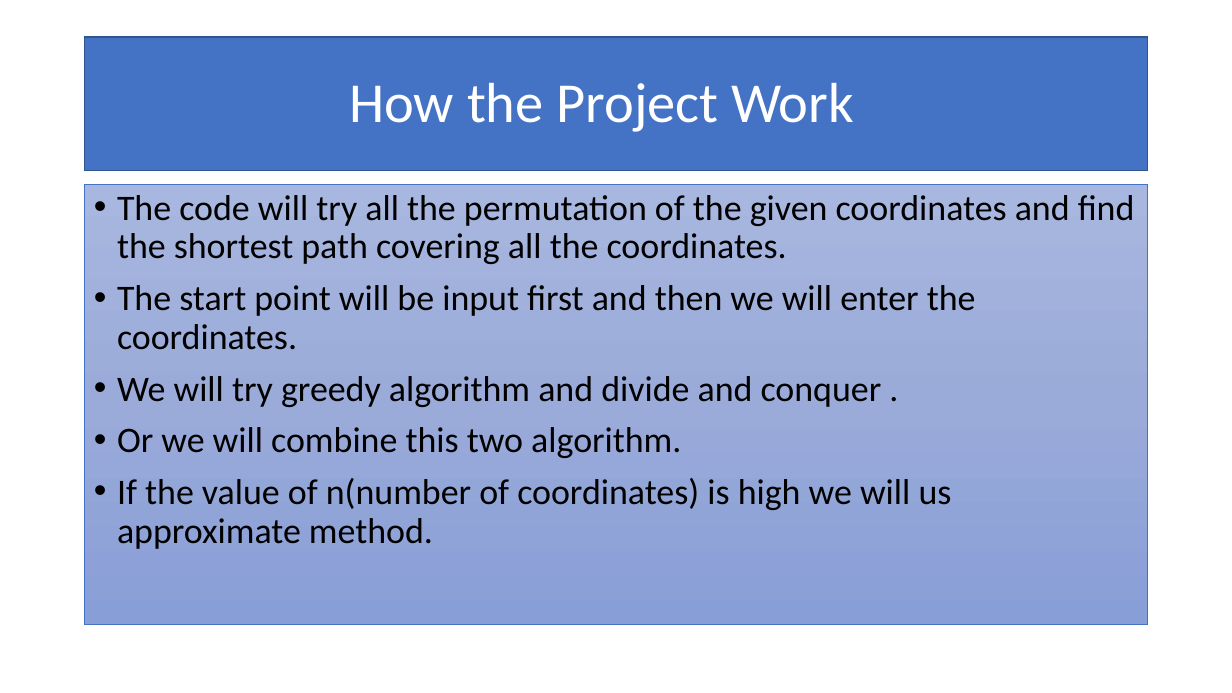
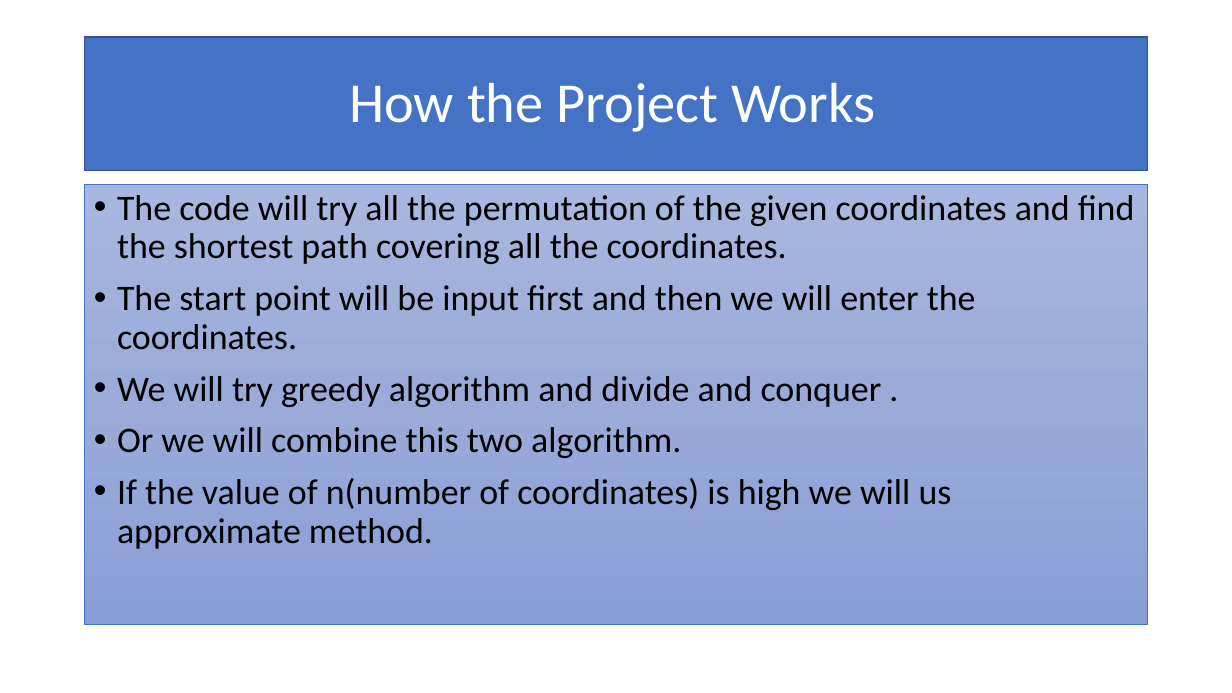
Before and after one commit to gautamsw5/Delivery-management-system, a slide deck: slide 7 of DSA Project review.pptx (slide 6 before the commit). Drawn at 1232x693 pixels with LibreOffice and Linux fonts; fonts in the diff are those of the drawing. Boxes give left, top, right and bottom in pixels: in the first picture for what was removed or moved away, otherwise in the second. Text is boxed around its words. In the diff, an @@ line names an element or a change of style, - is before the commit and + after.

```diff
--- a/DSA Project review.pptx
+++ b/DSA Project review.pptx
@@ title at (349, 83, 876, 132): text changed @@
-How the Project Work
+How the Project Works
```
Also in this commit, not shown: 1 other slide changed, 1 slide added, 1 other file.
